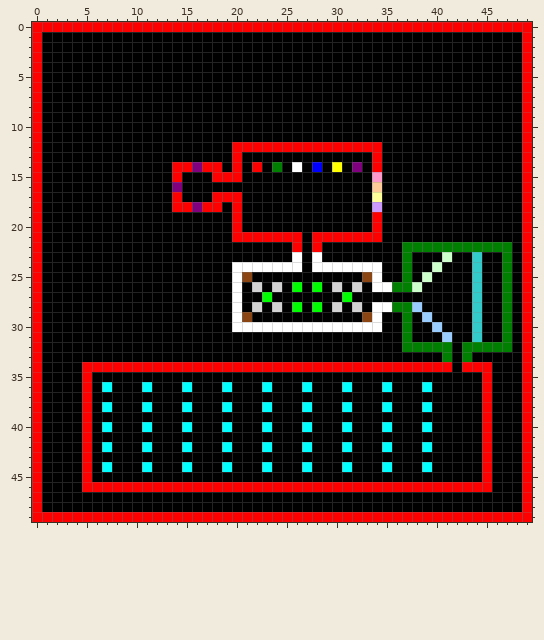
File history of a pixel-art sprite, src/main/resources/levels/level5.png. That is the earlier state.
The file is 50x50 pixels.
After the commit:
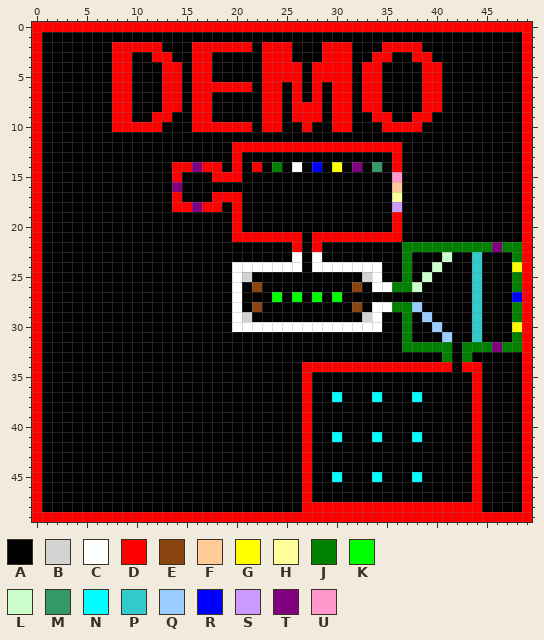
Palette (. is transparent): A #000000  B #d3d3d3  C #ffffff  D #ff0000  E #8b4513  F #ffcc99  G #ffff00  H #ffff99  J #008000  K #00ff00  L #ccffcc  M #339966  N #00ffff  P #33cccc  Q #99ccff  R #0000ff  S #cc99ff  T #800080  U #ff99cc
Change:
Changed rows in their new state; - is an unchanged pixel.
first column x 5:
 2 ---DDDDD---DDDDDD-DDD---DDD---DDDD----------
 3 ---DD--DD--DD-----DDD---DDD--DD--DD---------
 4 ---DD---DD-DD-----DDDD-DDDD-DD----DD--------
 5 ---DD---DD-DD-----DDDD-DDDD-DD----DD--------
 6 ---DD---DD-DDDDDD-DD-D-D-DD-DD----DD--------
 7 ---DD---DD-DD-----DD-D-D-DD-DD----DD--------
 8 ---DD---DD-DD-----DD-DDD-DD-DD----DD--------
 9 ---DD--DD--DD-----DD-DDD-DD--DD--DD---------
10 ---DDDDD---DDDDDD-DD--D--DD---DDDD----------
12 ------------------------------DD------------
13 -----------------------------A-D------------
14 -----------------------------M-D------------
15 -----------------------------A-U------------
16 -----------------------------A-F------------
17 -----------------------------A-H------------
18 -----------------------------A-S------------
19 -----------------------------A-D------------
20 -----------------------------A-D------------
21 ------------------------------DD------------
22 -----------------------------------------T-J
23 ------------------------------------------AJ
24 ------------------------------------------AG
25 ----------------B-----------B-------------AJ
26 -----------------E-A-A-A-A-E--------------AJ
27 ------------------AK-K-K-KA---------------AR
28 -----------------E-A-A-A-A-E--------------AJ
29 ----------------B-----------B-------------AJ
30 ------------------------------------------AG
31 ------------------------------------------AJ
32 -----------------------------------------T-J
34 AAAAAAAAAAAAAAAAAAAAAA------------------A---
35 A---------------------D----------------DA---
36 A-A---A---A---A---A---D---A---A---A----DA---
37 A---------------------D--N---N---N-----DA---
38 A-A---A---A---A---A---D---A---A---A----DA---
39 A---------------------D----------------DA---
40 A-A---A---A---A---A---D---A---A---A----DA---
41 A---------------------D--N---N---N-----DA---
42 A-A---A---A---A---A---D---A---A---A----DA---
43 A---------------------D----------------DA---
44 A-A---A---A---A---A---D---A---A---A----DA---
45 A---------------------D--N---N---N-----DA---
46 AAAAAAAAAAAAAAAAAAAAAA-AAAAAAAAAAAAAAAA-A---
47 ----------------------D----------------D----
48 ----------------------DDDDDDDDDDDDDDDDDD----
Pixel boxes of the changes (left, top, right, bottom) in both pictures:
changed: (82, 42, 522, 512)
